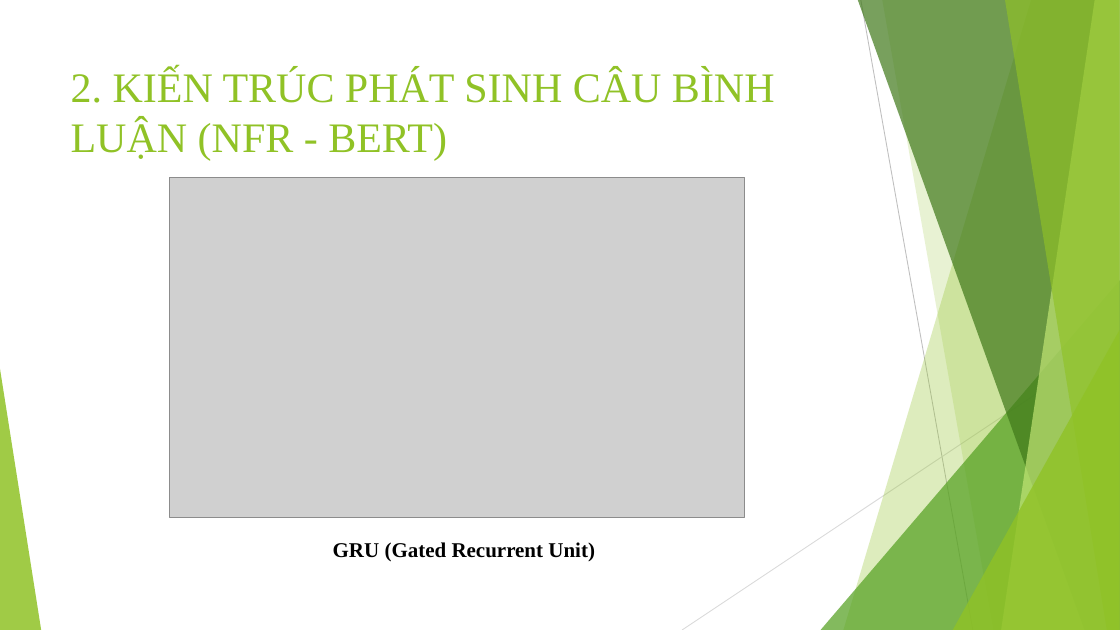
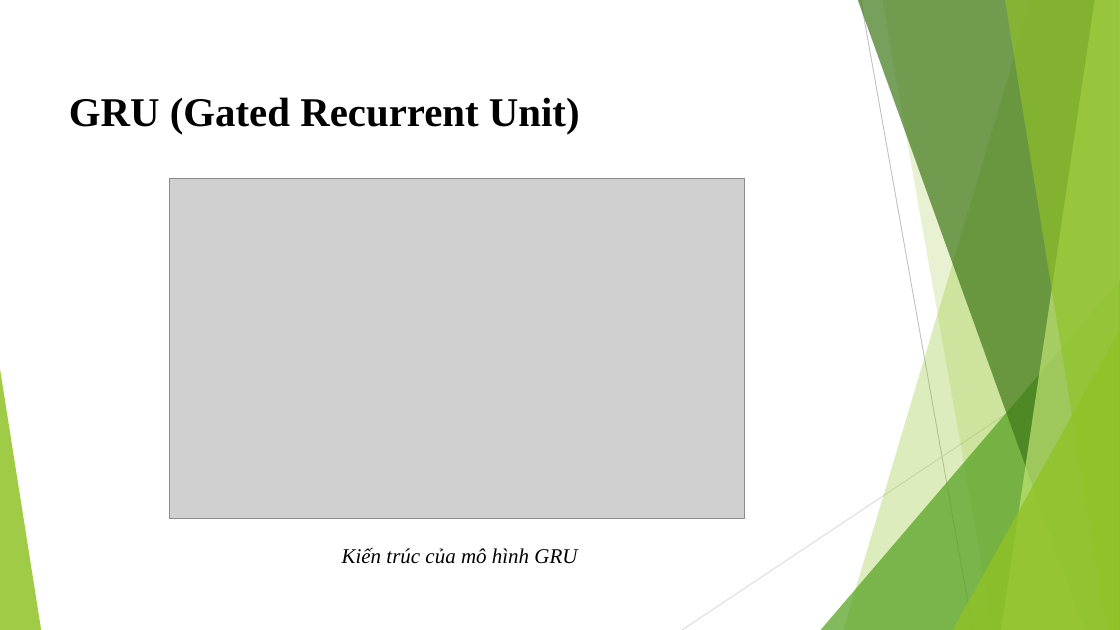
Before and after one commit to trungpham2701/TLCN-CommentGenerationForOutfit, a slide deck: slide 10 of BaoCaoTLCN.pptx (slide 7 before the commit). Drawn at 1120x630 pixels with LibreOffice and Linux fonts; fonts in the diff are those of the drawing; grey boxes stand for pictures. Boxes give left, top, right and bottom in pixels: in the first picture for what was removed or moved away, otherwise in the second. Text is boxed around its words. In the diff, an @@ line names an element or a change of style, - is before the commit and + after.

```diff
--- a/BaoCaoTLCN.pptx
+++ b/BaoCaoTLCN.pptx
@@ text "GRU (Gated Recurrent Unit)": place and size @@
-text "GRU (Gated Recurrent Unit)" at [333, 542, 595, 562]
+text "GRU (Gated Recurrent Unit)" at [69, 97, 580, 134]
@@ text "GRU (Gated Recurrent Unit)" at [69, 97, 580, 134]: size 18 to 35 pt @@
@@ title removed at [71, 69, 775, 160] @@
-2. KIẾN TRÚC PHÁT SINH CÂU BÌNH LUẬN (NFR - BERT)
@@ text added at [342, 547, 577, 564], 18 pt, text #000000, italic @@
+Kiến trúc của mô hình GRU
```
Also in this commit, not shown: 16 other slides changed, 3 slides added.
